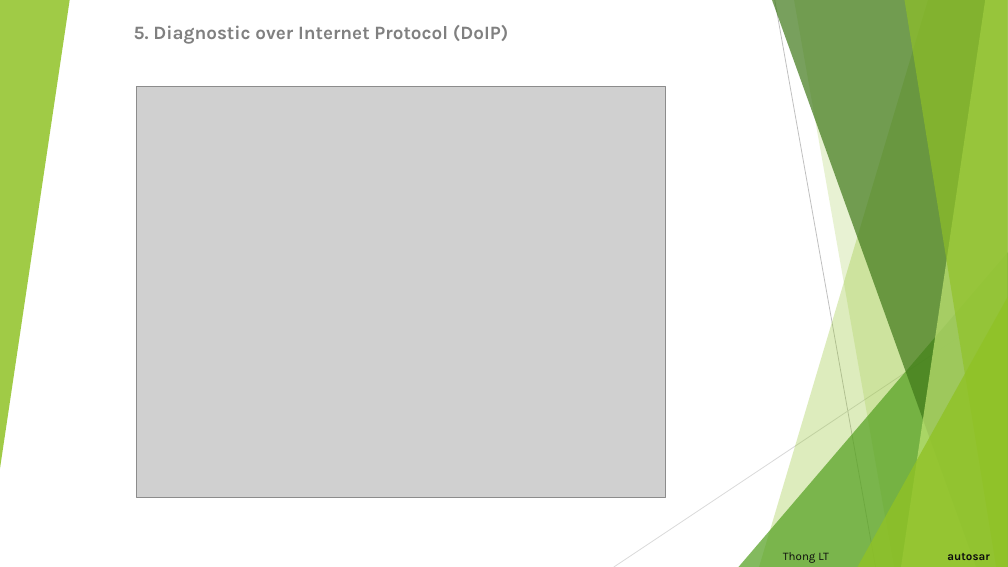
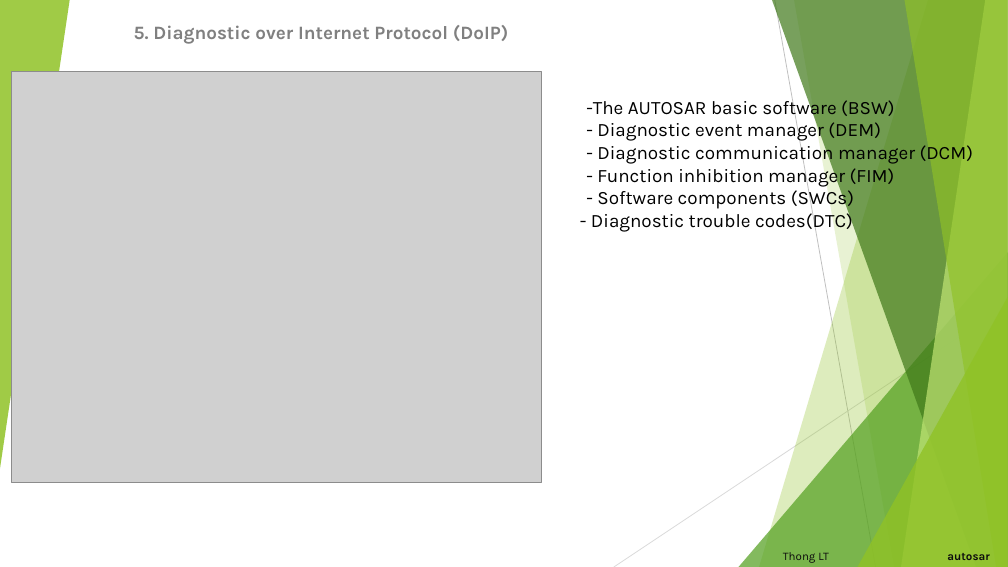
Before and after one commit to letrthong/autosar, a slide deck: slide 9 of Autosar.pptx. Drawn at 1008x567 pixels with LibreOffice and Linux fonts; fonts in the diff are those of the drawing; grey boxes stand for pictures. Boxes give left, top, right and bottom in pixels: in the first picture for what was removed or moved away, otherwise in the second. Text is boxed around its words. In the diff, an @@ line names an element or a change of style, - is before the commit and + after.

```diff
--- a/Autosar.pptx
+++ b/Autosar.pptx
@@ picture: place and size @@
-picture at [136,86,665,498]
+picture at [11,72,541,483]
@@ text added at [586,97,973,233], 18 pt, text #000000 @@
+-The AUTOSAR basic software (BSW)
+- Diagnostic event manager (DEM)
+- Diagnostic communication manager (DCM)
+- Function inhibition manager (FIM)
+- Software components (SWCs)
+- Diagnostic trouble codes(DTC)
```
Also in this commit, not shown: 1 other slide changed, 2 slides added, 1 other file.
